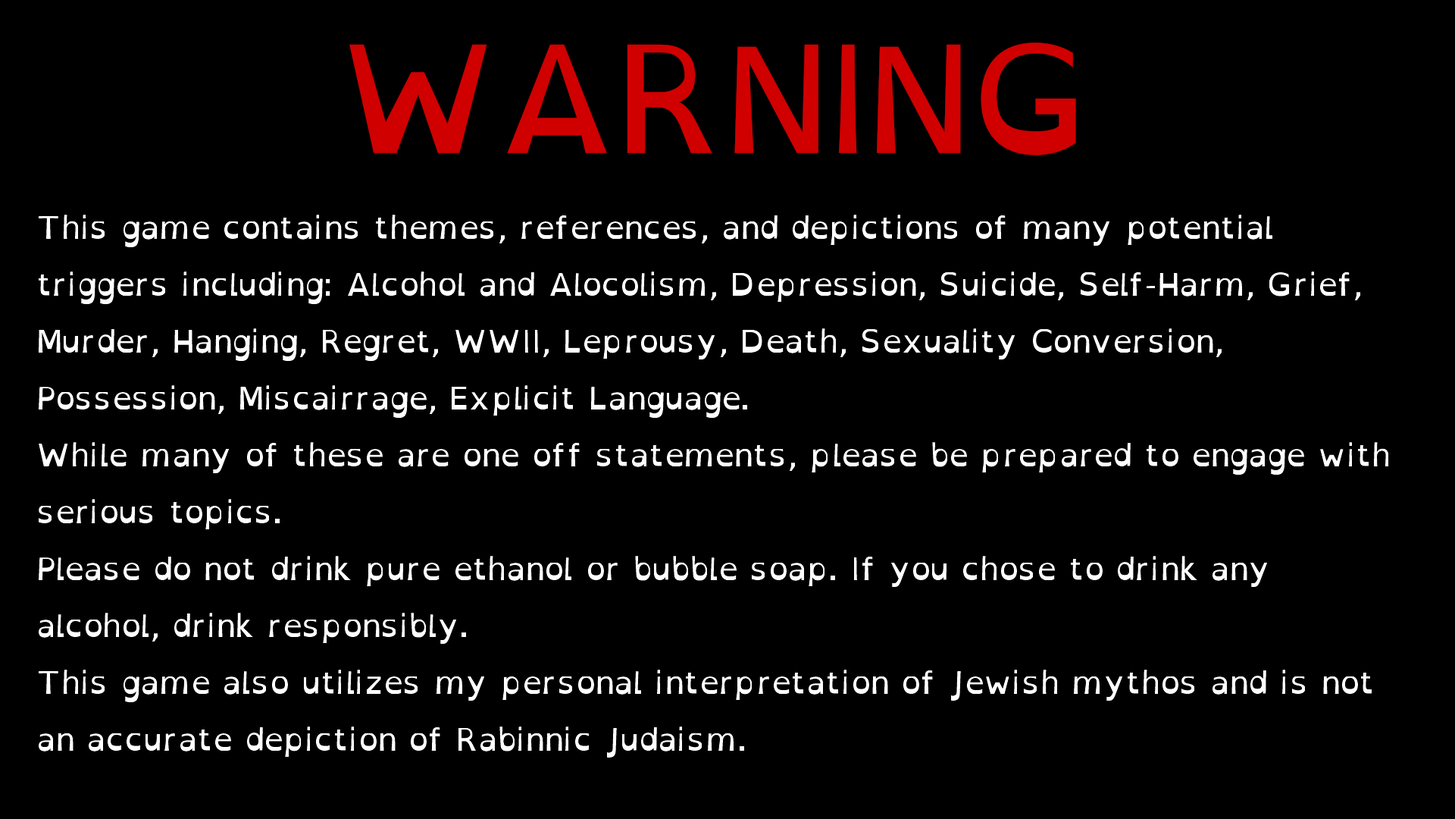
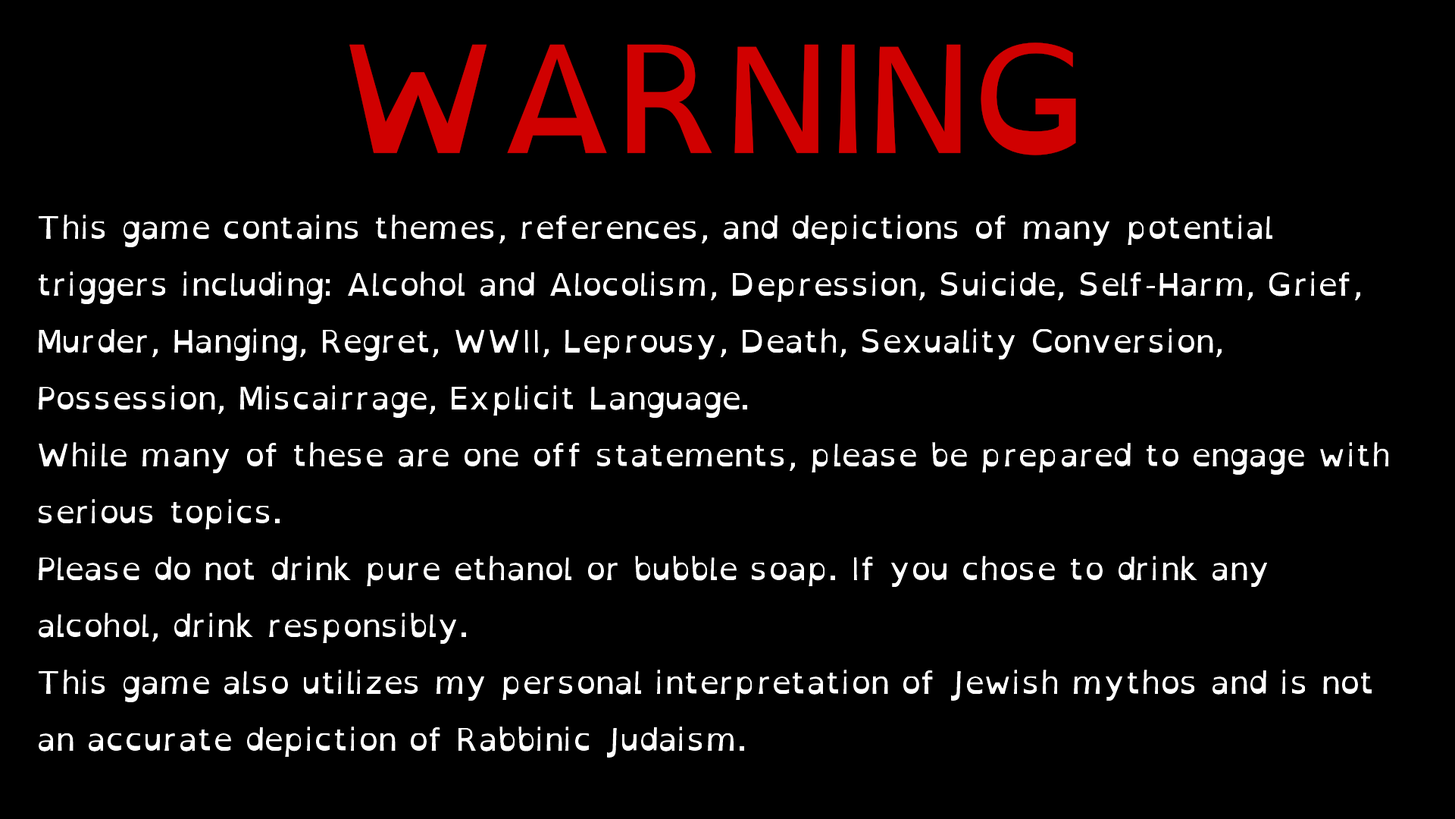
Layered file, before and after one edit (1455×819). Changes by layer:
painted on "Background" over [518, 556, 1135, 752]
